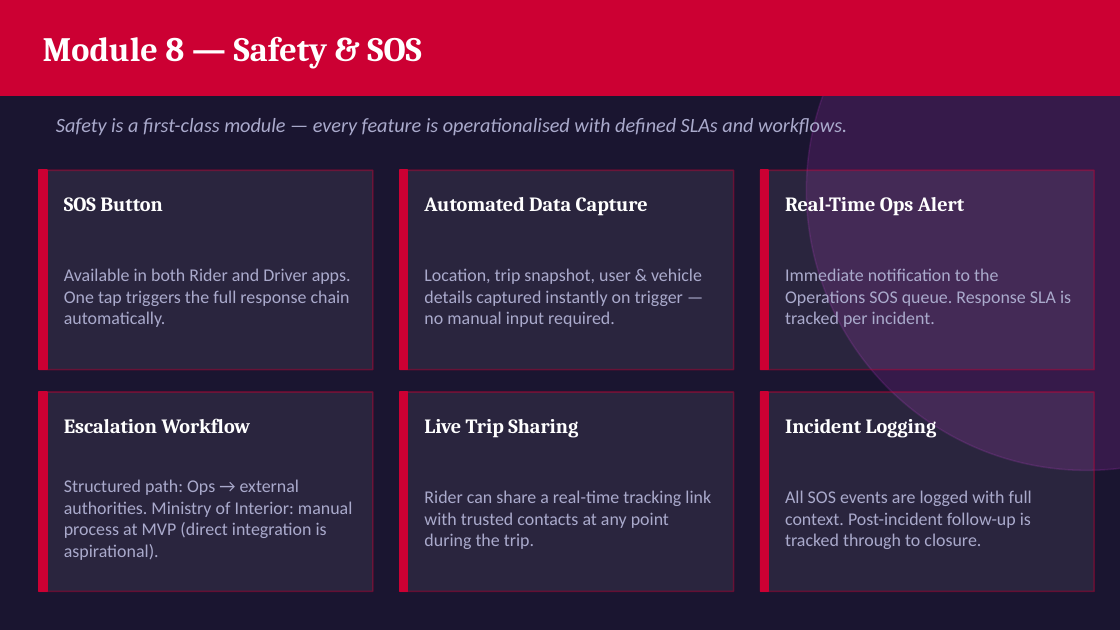
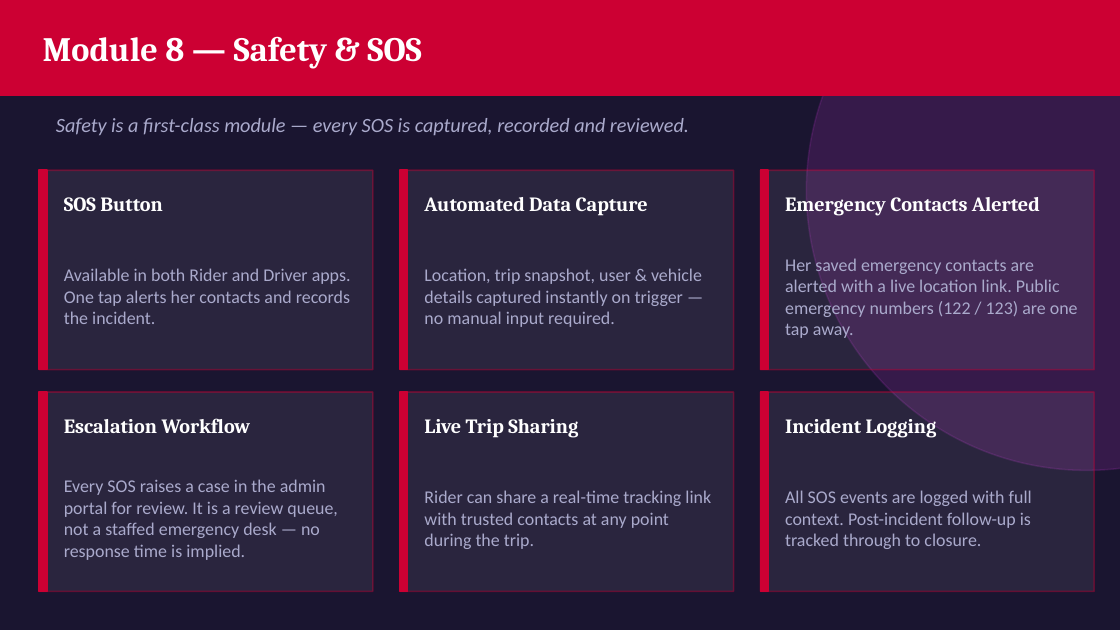
Before and after one commit to poparab/SheDrive, a slide deck: slide 13 of docs/presentations/SheDrive-MVP-Presentation.pptx. Drawn at 1120x630 pixels with LibreOffice and Linux fonts; fonts in the diff are those of the drawing. Boxes give left, top, right and bottom in pixels: in the first picture for what was removed or moved away, otherwise in the second. Text is boxed around its words. In the diff, an @@ line names an element or a change of style, - is before the commit and + after.

```diff
--- a/docs/presentations/SheDrive-MVP-Presentation.pptx
+++ b/docs/presentations/SheDrive-MVP-Presentation.pptx
@@ text at bbox=[56, 118, 689, 135]: text changed @@
-Safety is a first-class module — every feature is operationalised with defined SLAs and workflows.
+Safety is a first-class module — every SOS is captured, recorded and reviewed.
@@ text at bbox=[785, 197, 1040, 216]: text changed @@
-Real-Time Ops Alert
+Emergency Contacts Alerted
@@ text at bbox=[64, 268, 351, 324]: text changed @@
-Available in both Rider and Driver apps. One tap triggers the full response chain automatically.
+Available in both Rider and Driver apps. One tap alerts her contacts and records the incident.
@@ text at bbox=[785, 258, 1078, 341]: text changed @@
-Immediate notification to the Operations SOS queue. Response SLA is tracked per incident.
+Her saved emergency contacts are alerted with a live location link. Public emergency numbers (122 / 123) are one tap away.
@@ text at bbox=[64, 479, 337, 560]: text changed @@
-Structured path: Ops → external authorities. Ministry of Interior: manual process at MVP (direct integration is aspirational).
+Every SOS raises a case in the admin portal for review. It is a review queue, not a staffed emergency desk — no response time is implied.
```
Also in this commit, not shown: 4 other slides changed, 13 other files.
